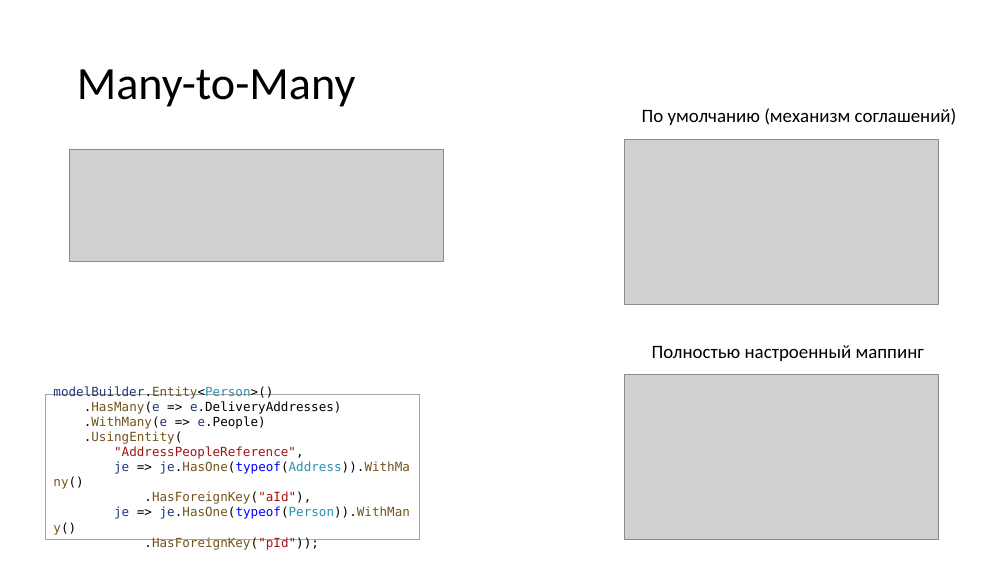
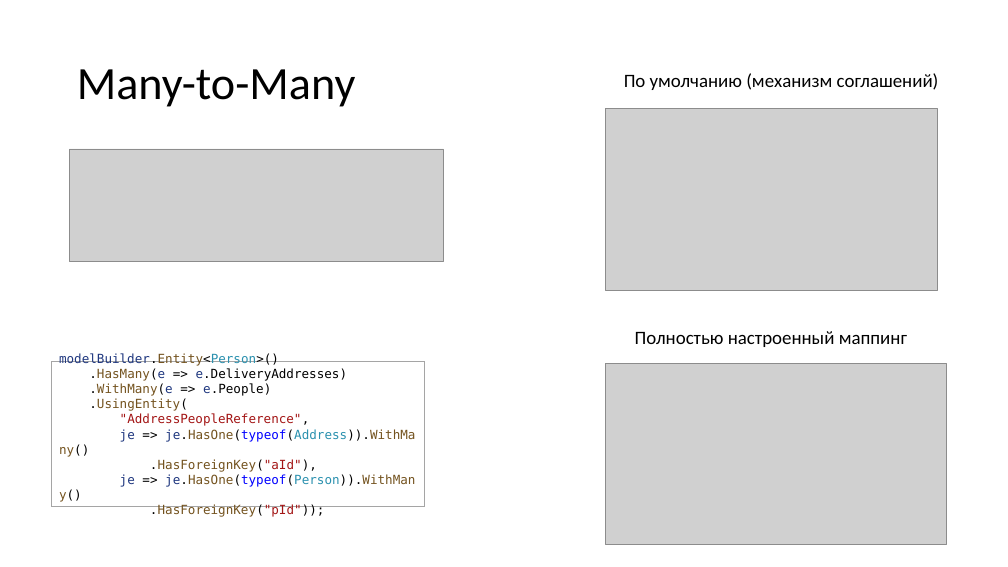
Before and after one commit to MihailRomanov/asp_net_course_2024, a slide deck: slide 35 of Modules/02. Some standard libraries/02. ADO.Net and ORMs/04. EF Core.pptx. Drawn at 1008x567 pixels with LibreOffice and Linux fonts; fonts in the diff are those of the drawing; grey boxes stand for pictures. Boxes give left, top, right and bottom in pixels: in the first picture for what was removed or moved away, otherwise in the second. Text is boxed around its words. In the diff, an @@ line names an element or a change of style, - is before the commit and + after.

```diff
--- a/Modules/02. Some standard libraries/02. ADO.Net and ORMs/04. EF Core.pptx
+++ b/Modules/02. Some standard libraries/02. ADO.Net and ORMs/04. EF Core.pptx
@@ text "По умолчанию (механизм соглашений)": place and size @@
-text "По умолчанию (механизм соглашений)" at box(642, 108, 957, 125)
+text "По умолчанию (механизм соглашений)" at box(624, 73, 939, 90)
@@ picture: place and size @@
-picture at box(625, 140, 939, 305)
+picture at box(606, 108, 938, 290)
@@ text "Полностью настроенный маппинг": place and size @@
-text "Полностью настроенный маппинг" at box(652, 345, 924, 361)
+text "Полностью настроенный маппинг" at box(635, 331, 907, 347)
@@ rectangle "modelBuilder.Entity<Person>() .HasMany(e => e.DeliveryAddres ...": place and size @@
-rectangle "modelBuilder.Entity<Person>() .HasMany(e => e.DeliveryAddres ..." at box(46, 394, 420, 539)
+rectangle "modelBuilder.Entity<Person>() .HasMany(e => e.DeliveryAddres ..." at box(51, 361, 425, 507)
@@ picture: place and size @@
-picture at box(625, 375, 939, 540)
+picture at box(606, 364, 947, 544)
```
Also in this commit, not shown: 17 other slides changed.
